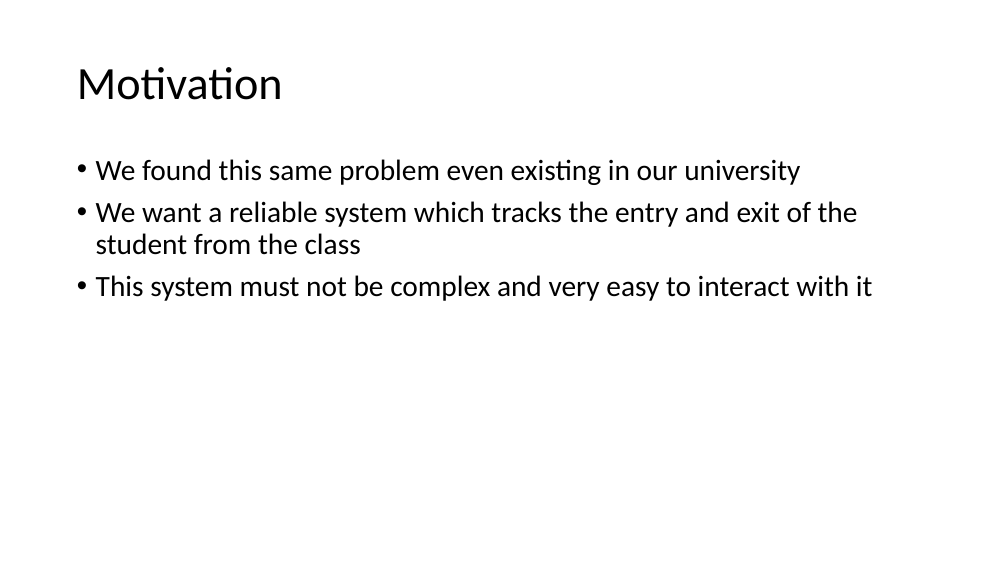
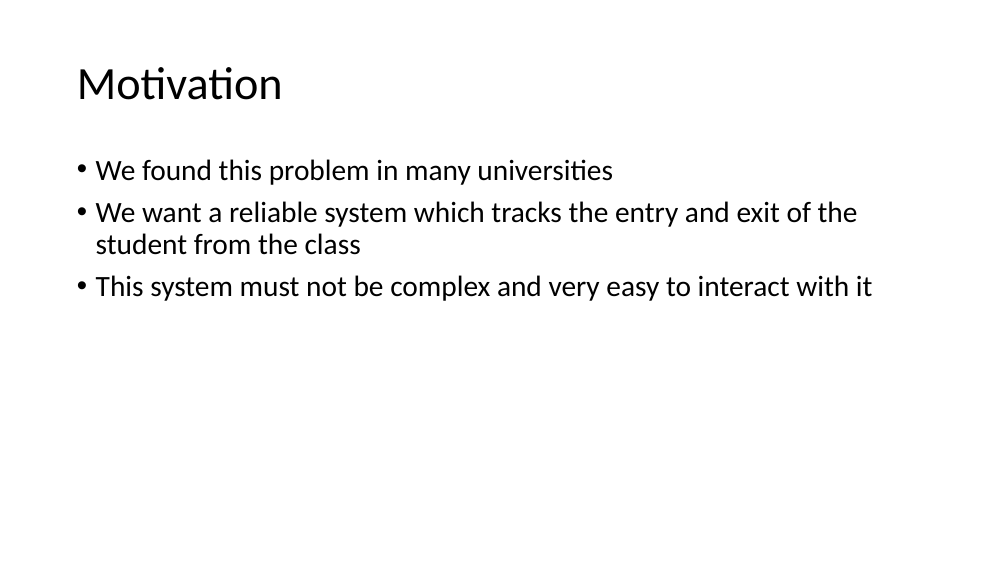
Before and after one commit to Chandru-crypted/Attendance_system_using_facial_recognition, a slide deck: slide 3 of Problem statement.pptx. Drawn at 1008x567 pixels with LibreOffice and Linux fonts; fonts in the diff are those of the drawing. Boxes give left, top, right and bottom in pixels: in the first picture for what was removed or moved away, otherwise in the second. Text is boxed around its words. In the diff, an @@ line names an element or a change of style, - is before the commit and + after.

Commit message:
Edited problem statement ppt
Edited problem statement ppt

```diff
--- a/Problem statement.pptx
+++ b/Problem statement.pptx
@@ text at [96,159,613,185]: text changed @@
-• We found this same problem even existing in our university
+• We found this problem in many universities
```
Also in this commit, not shown: 1 other slide changed, 5 slides added.
